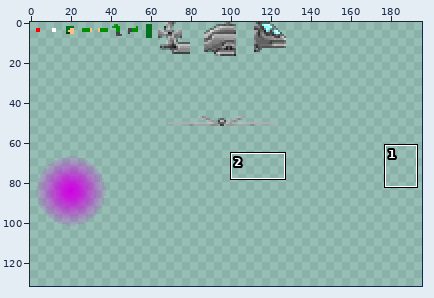
Sprite sheet -- Code/GravWalker.Content/particles.png. The picture above shows the old version from afar; the outline marks the close-up.
Close-up. As it was:
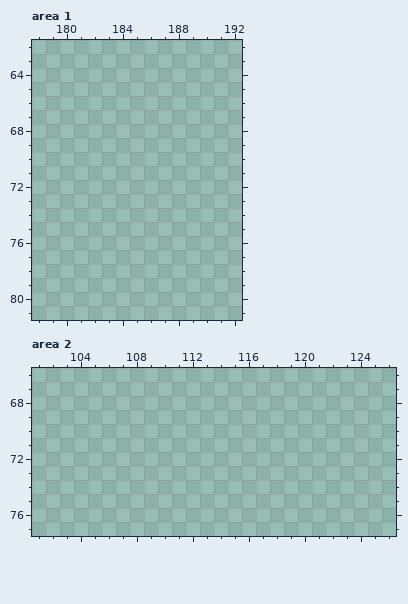
The file is 200x200 pixels. Pixels under 10% opacity are left out. Colours within 5 levels of each other are drawn and written as one. Shown: area 1: x 178..192, y 62..81; area 2: x 101..126, y 66..77. The wide view leaves out empty margins. The commit also changed other parts of the picture, which this record leaves out.
The same view after the edit:
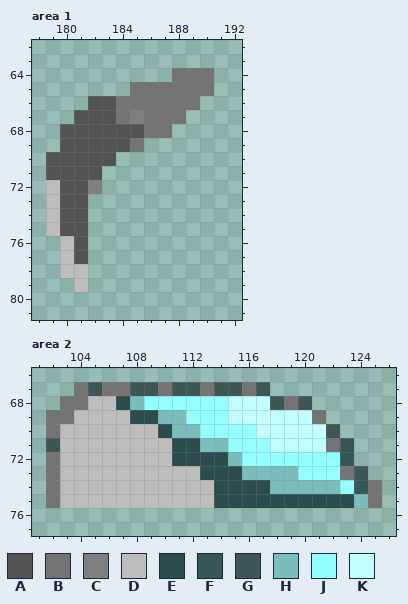
Palette (. is transparent): A #535353  B #747474  C #7f7f7f  D #bdbdbd  E #2b4c4c  F #375757  G #3d5656  H #7bbcbc  J #94ffff  K #c3ffff
The exact change:
Area 1:
y 64: x 188..190 ... -> BBB
y 65: x 185..190 ...... -> BBBBBB
y 66: x 182..189 ........ -> AABBBBBB
y 67: x 181..188 ........ -> AAABCBBB
y 68: x 180..187 ........ -> AAAAAABB
y 69: x 180..185 ...... -> AAAAAB
y 70: x 179..183 ..... -> AAAAA
y 71: x 179..182 .... -> AAAA
y 72: x 179..182 .... -> DAAC
y 73..75: x 179..181 ... -> DAA
y 76..77: x 180..181 .. -> DA
y 78: x 180..181 .. -> DD
y 79: x 181 . -> D
Area 2:
y 67: x 104..117 .............. -> BGBBGGBGGBGGBG
y 68: x 103..120 .................. -> BBDDEHJJJJJJKKKGBG
y 69: x 102..121 .................... -> BBDDDDEEHHJJJKKKKKKB
y 70: x 102..122 ..................... -> BDDDDDDDEHHJJJJKKKKKG
y 71: x 102..123 ...................... -> GDDDDDDDDEEHHJJJKKKKBF
y 72: x 102..123 ...................... -> BDDDDDDDDEEEEHJJJJJJJF
y 73: x 102..124 ....................... -> BDDDDDDDDDDEEEHHHHJJJBG
y 74: x 102..125 ........................ -> BDDDDDDDDDDDEEEEHHHHHJFB
y 75: x 102..125 ........................ -> BDDDDDDDDDDDEEEEEEEEEEHB
